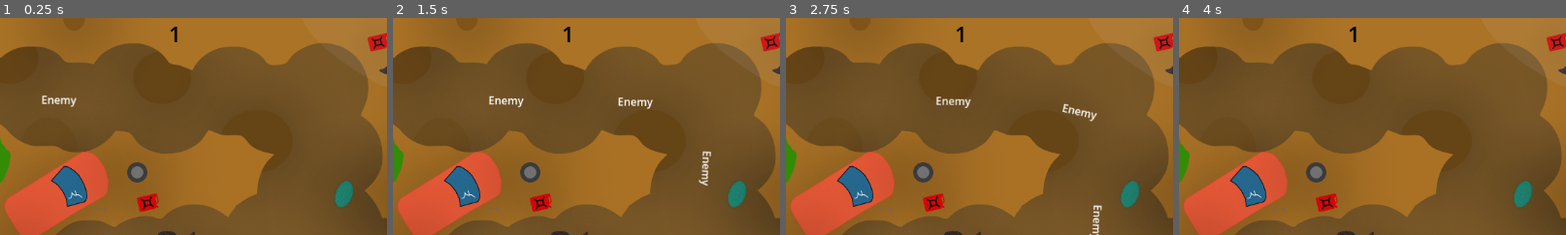
Above: before the commit, frames 1-4 (left to right).
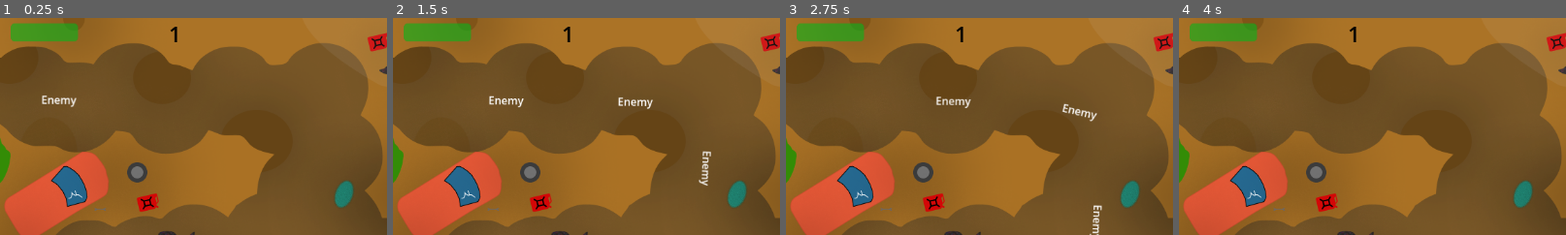
Above: after the commit, the same moments.

Repository: Nils1024/campfire-flagship
Game: Godot game, scene res://test.tscn
The game is run twice, just before and just after one commit, with the same random seed, the same clock (stepped at 60 frames per second) and the same inputs.
Inputs:
- Up to frame 1 (0.25 s): no input
- Up to frame 2 (1.5 s): tap Enter at 0.5, 0.6 s; tap Keypad Enter at 0.8, 1.35 s; tap Space at 1.25 s
- Up to frame 3 (2.75 s): tap Enter at 1.55, 2.1 s; tap Keypad Enter at 2.3 s
- Up to frame 4 (4 s): tap Keypad Enter at 2.85, 3.8 s; tap Enter at 3.05, 3.6 s
The pictures show only the part of the screen within x 0-50%, y 0-50%; the shares and areas given below are measured in that part.

The runs differ from the first frame. In frame 1, 1.5% of the frame differs, in the area x 2-21%, y 2-11%; in frame 2, 1.5%; in frame 3, 1.5%; in frame 4, 1.5%.

Commit message:
Health Bar
a bar of health

Diff:
--- a/Scripts/GlobalData.gd
+++ b/Scripts/GlobalData.gd
@@ -3,7 +3,8 @@
 var roundnum := 1
 var spawn_amount := 5
 var child_count := spawn_amount
-
+var reload_time := 1.0
+var health := 10.0
 
 # Called when the node enters the scene tree for the first time.
 func next_round():
--- a/Scripts/barcode.gd
+++ b/Scripts/barcode.gd
@@ -1,6 +1,7 @@
 extends Node
 @export var code1 : String = "889392021394"
 var code2: String = "992-00014-SIF"
+var codes_on_reload = []
 
 @onready var codes = {
 	"code1":{
@@ -30,7 +31,8 @@
 signal areaBodyEntered
 
 func _ready() -> void:
-	print(codes["code1"])
+	$HealthBar.value = GlobalData.health
+	$HealthBar.max_value = GlobalData.health
 
 func _physics_process(delta):
 	$roundnum.text = str(GlobalData.roundnum)
@@ -50,9 +52,12 @@
 
 func on_barcode_scanned(barcode: String) -> void:
 	for code in codes.values():
-		if code["code"] == barcode:
+		if code["code"] == barcode and not codes_on_reload.has(barcode):
+			codes_on_reload.append(barcode)
 			spawn_effect(code["file"])
 			remove_effect(code["file"])
+			await get_tree().create_timer(GlobalData.reload_time).timeout
+			codes_on_reload.erase(barcode)
 			break
 
 	$Label.text = "Scanned Code: %s" %barcode
@@ -73,3 +78,7 @@
 
 func _on_end_area_area_entered(area: Area2D) -> void:
 	GlobalData.child_count -= 1
+	GlobalData.health -= 1.0
+	$HealthBar.value = GlobalData.health
+	if GlobalData.health <= 0.0:
+		get_tree().quit()
--- a/test.tscn
+++ b/test.tscn
@@ -64,4 +64,15 @@
 scale = Vector2(-0.35112315, 1.1900377)
 shape = SubResource("RectangleShape2D_g14j6")
 
+[node name="HealthBar" type="ProgressBar" parent="." unique_id=161427808]
+modulate = Color(0, 1, 0.14117648, 1)
+custom_minimum_size = Vector2(100, 0)
+offset_left = 16.0
+offset_top = 8.0
+offset_right = 116.0
+offset_bottom = 35.0
+step = 1.0
+value = 100.0
+show_percentage = false
+
 [connection signal="area_entered" from="EndArea" to="." method="_on_end_area_area_entered"]
